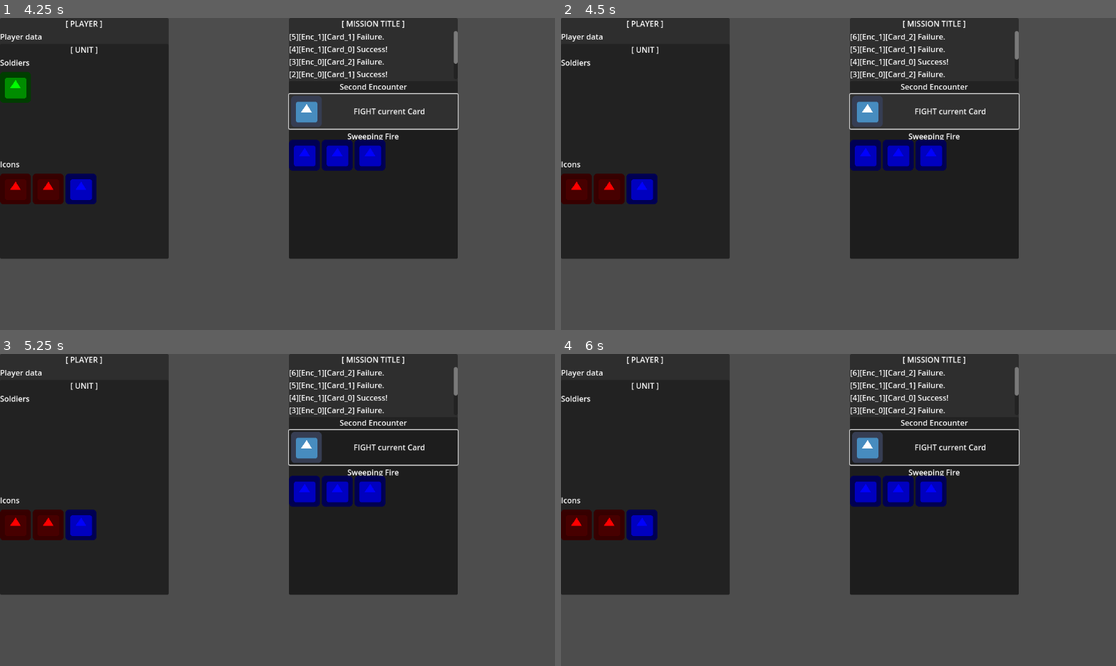
Above: before the commit, frames 1-4 (two rows, left to right).
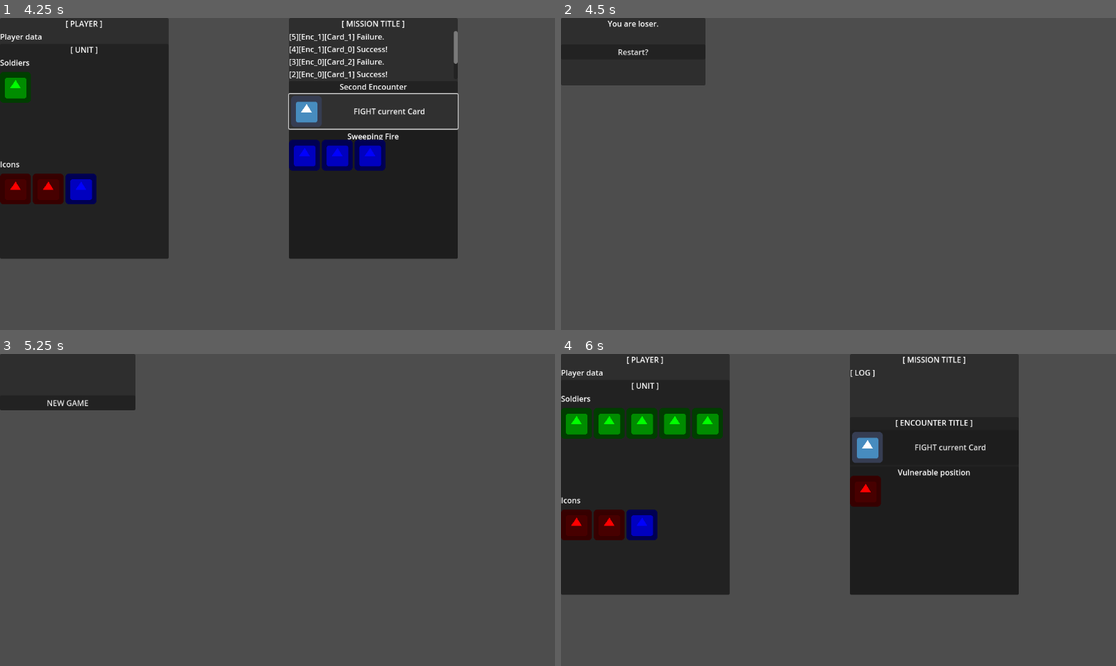
Above: after the commit, the same moments.

Repository: Shoes01/crying-suns-like
Game: Godot game, scene res://Main.tscn
The game is run twice, just before and just after one commit, with the same random seed, the same clock (stepped at 60 frames per second) and the same inputs. The engine's default icon, where the game draws it, is replaced by a stand-in: a white triangle on a blue panel in a dark square.
Inputs (mouse positions are in pixels of both pictures, inside the frame that each line leads up to):
- Up to frame 1 (4.25 s): click "FIGHT current Card" at 0.5 s; click "FIGHT current Card" at 1.25 s; click "FIGHT current Card" at 2 s; tap Enter at 2.75 s; tap Space at 3.5 s
- Up to frame 2 (4.5 s): tap Enter at 4.25 s
- Up to frame 3 (5.25 s): click (72, 388) at 5 s, where only the run after the commit has a clickable "Restart?"
- Up to frame 4 (6 s): click (627, 403) at 5.75 s, where only the run after the commit has a clickable "NEW GAME"

Frame 1 is identical in both runs. In frame 2, 41% of the frame differs, in the area x 0-83%, y 0-78%; in frame 3, 42%; in frame 4, 5.7%.
Error before the commit: Invalid call. Nonexistent function 'change_scene' in base 'SceneTree'. (res://MissionLogic.gd:85)

Commit message:
Port code to Godot Beta 1

Diff:
--- a/GameOver.gd
+++ b/GameOver.gd
@@ -11,5 +11,5 @@
 
 
 func _on_button_pressed():
-	get_tree().change_scene("res://NewGame.tscn")
+	get_tree().change_scene_to_file("res://NewGame.tscn")
 	Global.game_state = "NEW_GAME"
--- a/MissionLogic.gd
+++ b/MissionLogic.gd
@@ -82,7 +82,7 @@
 	# Check if the player has any soldiers remaining.
 	# NOTE: This will be replaced once units are a thing.
 	if player.soldier_count <= 0:
-		get_tree().change_scene("res://GameOver.tscn")
+		get_tree().change_scene_to_file("res://GameOver.tscn")
 		Global.game_state = "DEFEAT"
 
 
@@ -100,6 +100,6 @@
 	print("DEBUG: Card count: ", str(card_counter), ". Number of cards: ", str(mission.encounters[encounter_counter].cards.size()), ".")
 	# Check if the mission is out of encounters.
 	if encounter_counter >= mission.encounters.size():
-		get_tree().change_scene("res://GameOver.tscn")
+		get_tree().change_scene_to_file("res://GameOver.tscn")
 		encounter_counter = 0
 		Global.game_state = "VICTORY"
--- a/NewGame.gd
+++ b/NewGame.gd
@@ -12,5 +12,5 @@
 
 
 func _on_button_pressed():
-	get_tree().change_scene("res://Main.tscn")
+	get_tree().change_scene_to_file("res://Main.tscn")
 	Global.game_state = "GAME"
--- a/UI/CardPanel.tscn
+++ b/UI/CardPanel.tscn
@@ -9,6 +9,7 @@
 script = ExtResource("1_aljor")
 
 [node name="VBoxContainer" type="VBoxContainer" parent="."]
+anchors_preset = 15
 anchor_right = 1.0
 anchor_bottom = 1.0
 
@@ -19,6 +20,8 @@
 horizontal_alignment = 1
 
 [node name="Control" type="Control" parent="VBoxContainer"]
+layout_mode = 3
+anchors_preset = 0
 offset_top = 30.0
 offset_right = 350.0
 offset_bottom = 260.0
--- a/UI/EncounterPanel.tscn
+++ b/UI/EncounterPanel.tscn
@@ -11,6 +11,7 @@
 script = ExtResource("1_x8tuo")
 
 [node name="VBoxContainer" type="VBoxContainer" parent="."]
+anchors_preset = 15
 anchor_right = 1.0
 anchor_bottom = 1.0
 
--- a/UI/MissionPanel.tscn
+++ b/UI/MissionPanel.tscn
@@ -9,6 +9,7 @@
 script = ExtResource("1_gr1ur")
 
 [node name="VBoxContainer" type="VBoxContainer" parent="."]
+anchors_preset = 15
 anchor_right = 1.0
 anchor_bottom = 1.0
 
@@ -19,7 +20,7 @@
 horizontal_alignment = 1
 
 [node name="LogScroll" type="ScrollContainer" parent="VBoxContainer"]
-custom_minimum_size = Vector2(0, 100)
+custom_minimum_size = Vector2i(0, 100)
 offset_top = 30.0
 offset_right = 350.0
 offset_bottom = 130.0
--- a/UI/PlayerPanel.tscn
+++ b/UI/PlayerPanel.tscn
@@ -9,6 +9,7 @@
 script = ExtResource("1_0ft6x")
 
 [node name="VBoxContainer" type="VBoxContainer" parent="."]
+anchors_preset = 15
 anchor_right = 1.0
 anchor_bottom = 1.0
 grow_horizontal = 2
--- a/UI/UnitPanel.tscn
+++ b/UI/UnitPanel.tscn
@@ -8,60 +8,74 @@
 script = ExtResource("1_ahel8")
 
 [node name="VBoxContainer" type="VBoxContainer" parent="."]
+layout_mode = 1
+anchors_preset = 15
 anchor_right = 1.0
 anchor_bottom = 1.0
 
 [node name="UnitTitle" type="Label" parent="VBoxContainer"]
+layout_mode = 2
 offset_right = 350.0
 offset_bottom = 26.0
 text = "[ UNIT ]"
 horizontal_alignment = 1
 
 [node name="VBoxContainer" type="VBoxContainer" parent="VBoxContainer"]
+layout_mode = 2
 offset_top = 30.0
 offset_right = 350.0
 offset_bottom = 300.0
 size_flags_vertical = 3
 
 [node name="SoldierTitle" type="Label" parent="VBoxContainer/VBoxContainer"]
+layout_mode = 2
 offset_right = 350.0
 offset_bottom = 26.0
 text = "Soldiers"
 
 [node name="SoldierArea" type="Control" parent="VBoxContainer/VBoxContainer"]
+layout_mode = 2
+anchors_preset = 0
 offset_top = 30.0
 offset_right = 350.0
 offset_bottom = 133.0
 size_flags_vertical = 3
 
 [node name="SoldierRow1" type="HBoxContainer" parent="VBoxContainer/VBoxContainer/SoldierArea"]
+layout_mode = 0
 offset_top = 4.0
 offset_right = 350.0
 offset_bottom = 4.0
 
 [node name="SoldierRow2" type="HBoxContainer" parent="VBoxContainer/VBoxContainer/SoldierArea"]
+layout_mode = 0
 offset_top = 8.0
 offset_right = 350.0
 offset_bottom = 8.0
 
 [node name="IconTitle" type="Label" parent="VBoxContainer/VBoxContainer"]
+layout_mode = 2
 offset_top = 137.0
 offset_right = 350.0
 offset_bottom = 163.0
 text = "Icons"
 
 [node name="IconArea" type="Control" parent="VBoxContainer/VBoxContainer"]
+layout_mode = 2
+anchors_preset = 0
 offset_top = 167.0
 offset_right = 350.0
 offset_bottom = 270.0
 size_flags_vertical = 3
 
 [node name="IconRow1" type="HBoxContainer" parent="VBoxContainer/VBoxContainer/IconArea"]
+layout_mode = 0
 offset_top = 4.0
 offset_right = 350.0
 offset_bottom = 4.0
 
 [node name="IconRow2" type="HBoxContainer" parent="VBoxContainer/VBoxContainer/IconArea"]
+layout_mode = 0
 offset_top = 8.0
 offset_right = 350.0
 offset_bottom = 8.0
